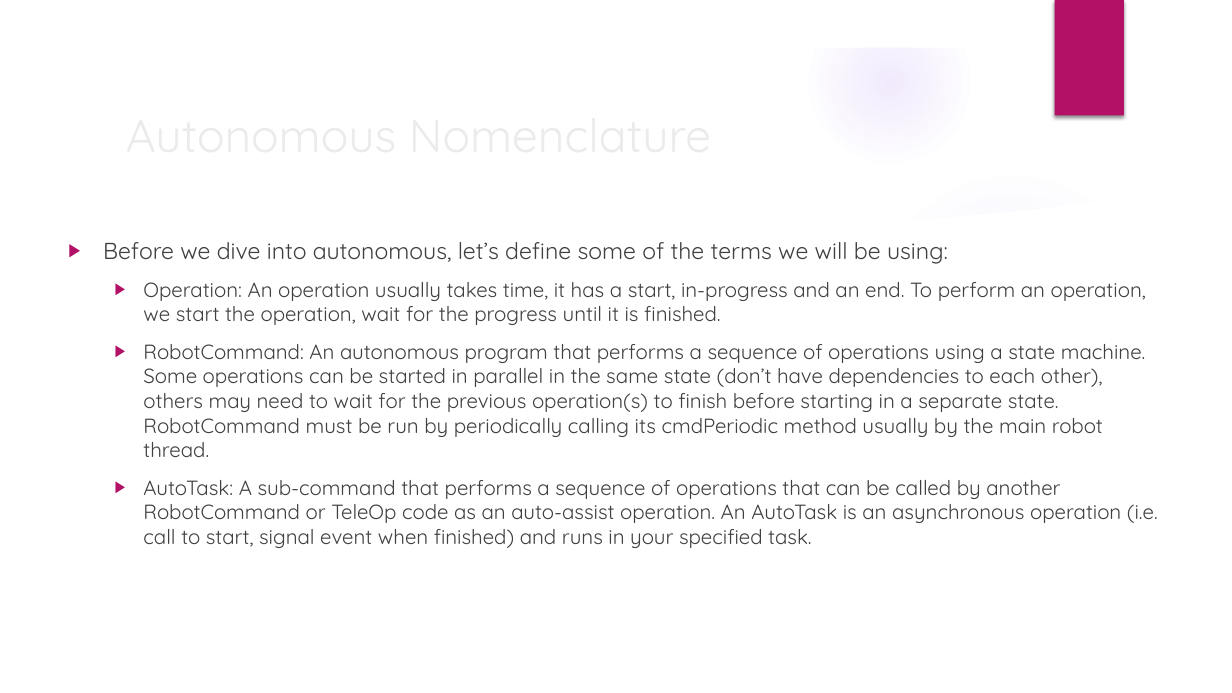
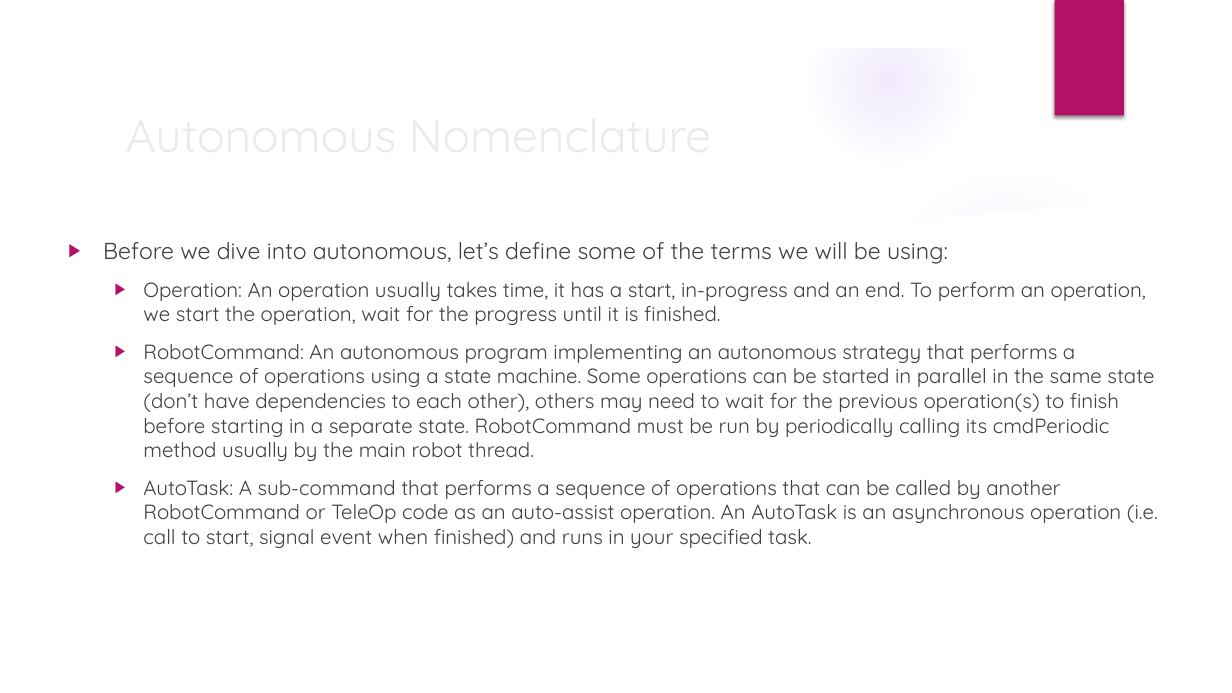
Before and after one commit to trc492/FrcProgrammingClass, a slide deck: slide 3 of FtcLessons/7-Autonomous.pptx. Drawn at 1232x693 pixels with LibreOffice and Linux fonts; fonts in the diff are those of the drawing; background and template pictures are left out. Boxes give left, top, right and bottom in pixels: in the first picture for what was removed or moved away, otherwise in the second. Text is boxed around its words. In the diff, an @@ line names an element or a change of style, - is before the commit and + after.

```diff
--- a/FtcLessons/7-Autonomous.pptx
+++ b/FtcLessons/7-Autonomous.pptx
@@ text at [143, 344, 1154, 461]: text changed @@
-  ▶ RobotCommand: An autonomous program that performs a sequence of operations using a state machine. Some operations can be started in parallel in the same state (don’t have dependencies to each other), others may need to wait for the previous operation(s) to finish before starting in a separate state. RobotCommand must be run by periodically calling its cmdPeriodic method usually by the main robot thread.
+  ▶ RobotCommand: An autonomous program implementing an autonomous strategy that performs a sequence of operations using a state machine. Some operations can be started in parallel in the same state (don’t have dependencies to each other), others may need to wait for the previous operation(s) to finish before starting in a separate state. RobotCommand must be run by periodically calling its cmdPeriodic method usually by the main robot thread.
```
Also in this commit, not shown: 5 other slides changed, 1 other file.
